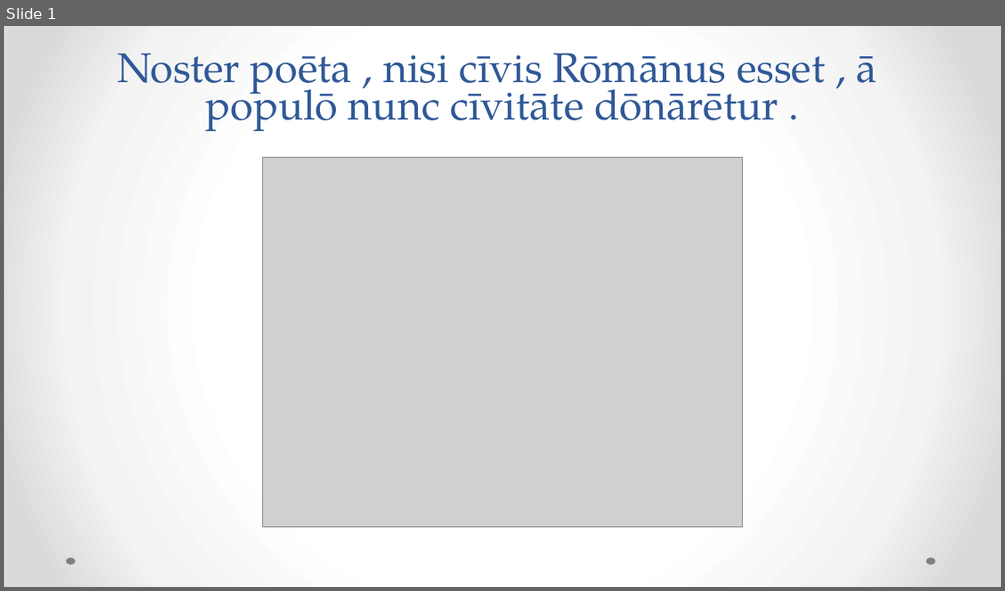
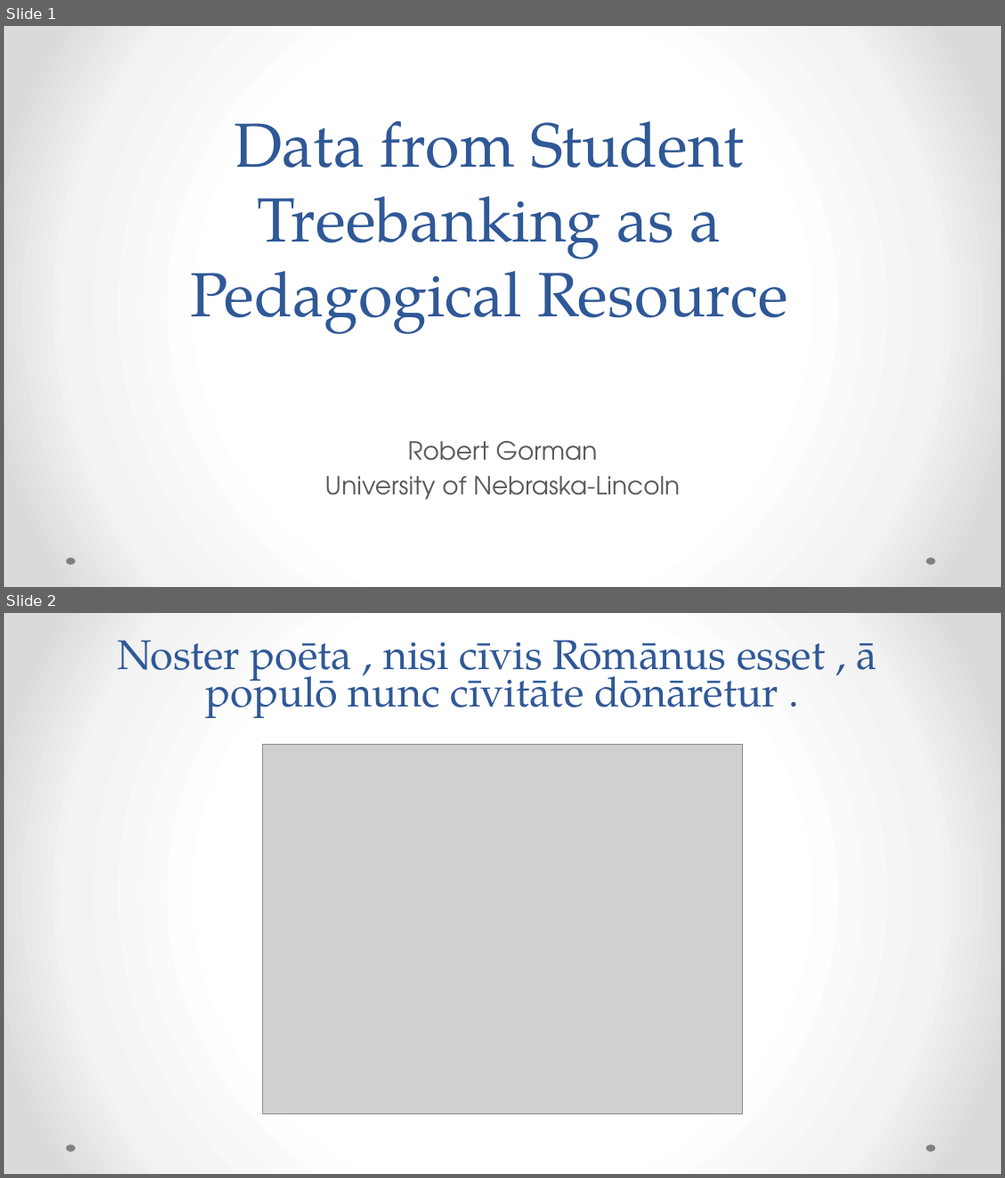
Before and after one commit to rgorman/syntacto_stylistics, a slide deck: Presentations/CAMWS_2016/Gorman_camws_2016.pptx. Shown one above the other, each under a label of ours: slide 1 before the commit, slides 1 and 2 after it. The pictures are 1005x591 and 1005x1178 pixels, drawn with LibreOffice and Linux fonts; fonts in the diff are those of the drawing; grey boxes stand for pictures. Boxes give left, top, right and bottom in pixels: in the first picture for what was removed or moved away, otherwise in the second. Text is boxed around its words. In the diff, an @@ line names an element or a change of style, - is before the commit and + after.

```diff
--- a/Presentations/CAMWS_2016/Gorman_camws_2016.pptx
+++ b/Presentations/CAMWS_2016/Gorman_camws_2016.pptx
@@ slide 1 added at [4,26,1001,587], background gradient #FFFFFF to #F4F4F4 to #DADADA; not listed: 2 template elements that a slide beside it also shows @@
@@ title added at [190,121,787,334], 60 pt, text #2F5897 @@
+Data from Student Treebanking as a Pedagogical Resource
@@ subtitle added at [325,441,680,499], 24 pt, text #595959 @@
+Robert Gorman
+University of Nebraska-Lincoln
@@ what was slide 1 is now slide 2 @@
```
Also in this commit, not shown: 1 slide changed, 7 other slides added, 7 slides removed, 3 other files.
